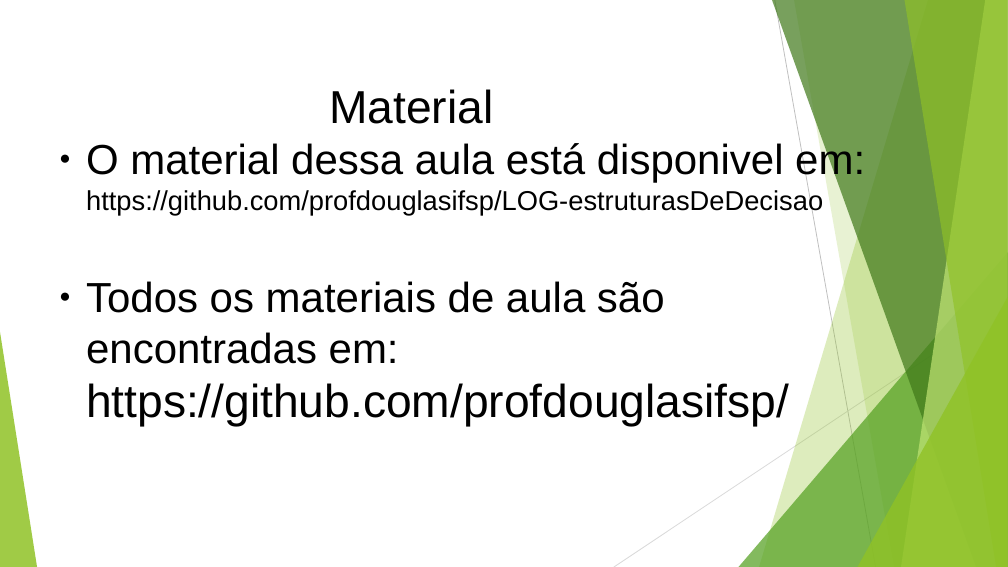
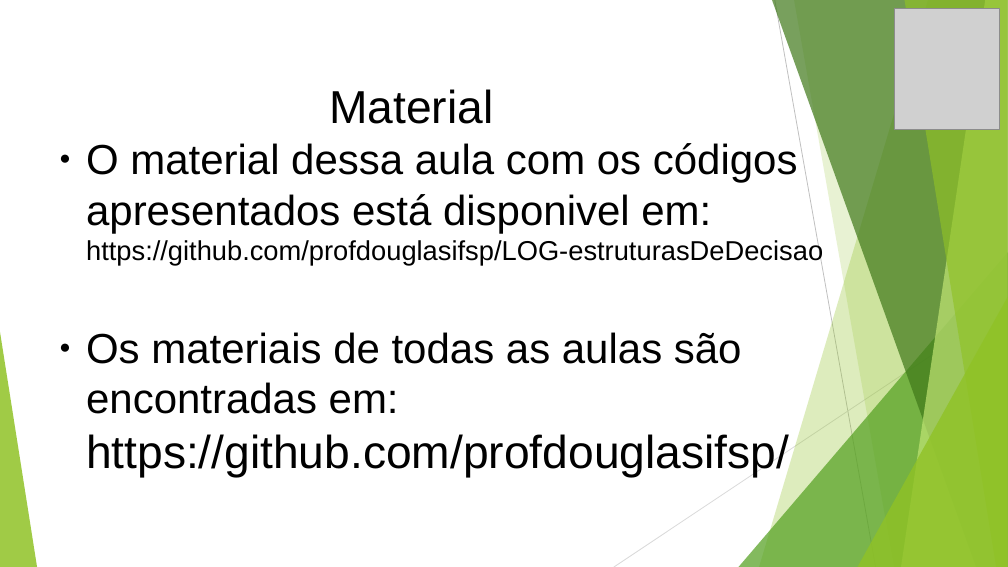
Before and after one commit to profdouglasifsp/LOG-estruturasDeDecisao, a slide deck: slide 3 of logicaDeProgramacaoEstruturasDeDecisao.odp. Drawn at 1008x567 pixels with LibreOffice and Linux fonts; fonts in the diff are those of the drawing; grey boxes stand for pictures. Boxes give left, top, right and bottom in pixels: in the first picture for what was removed or moved away, otherwise in the second. Text is boxed around its words. In the diff, an @@ line names an element or a change of style, - is before the commit and + after.

```diff
--- a/logicaDeProgramacaoEstruturasDeDecisao.odp
+++ b/logicaDeProgramacaoEstruturasDeDecisao.odp
@@ picture added at box(895, 8, 1000, 130) @@
@@ text at box(86, 143, 823, 478): text changed @@
-● O material dessa aula está disponivel em:
-  https://github.com/profdouglasifsp/LOG-estruturasDeDecisao
-● Todos os materiais de aula são
-  encontradas em:
-  https://github.com/profdouglasifsp/
+● O material dessa aula com os códigos apresentados está disponivel em:
+  https://github.com/profdouglasifsp/LOG-estruturasDeDecisao
+● Os materiais de todas as aulas são
+  encontradas em:
+  https://github.com/profdouglasifsp/
```
Also in this commit, not shown: 23 other slides changed, 5 other files.
